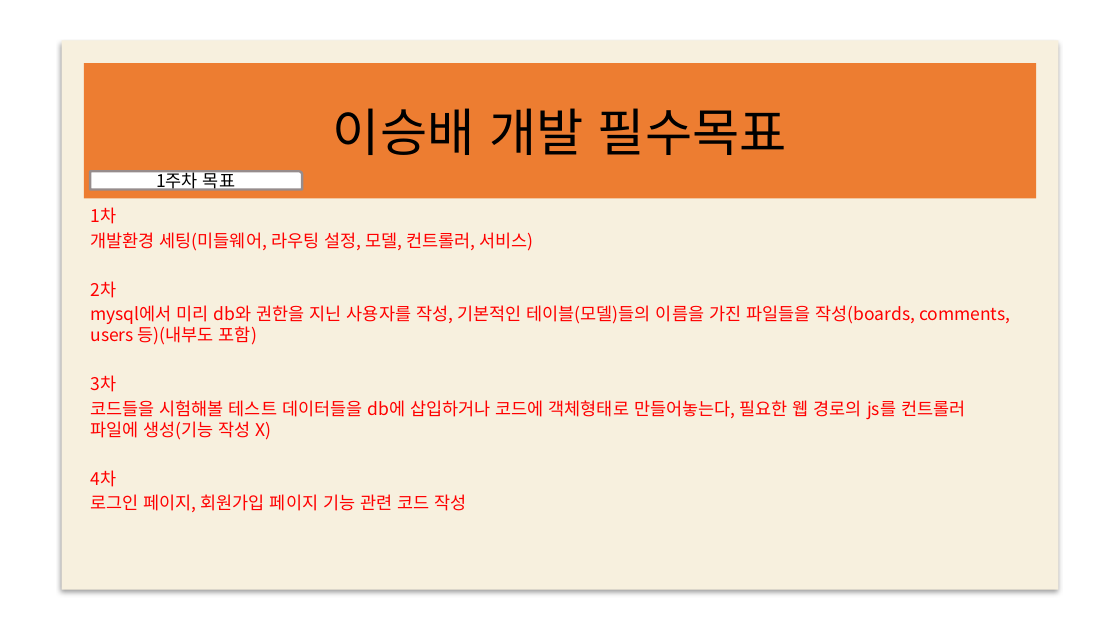
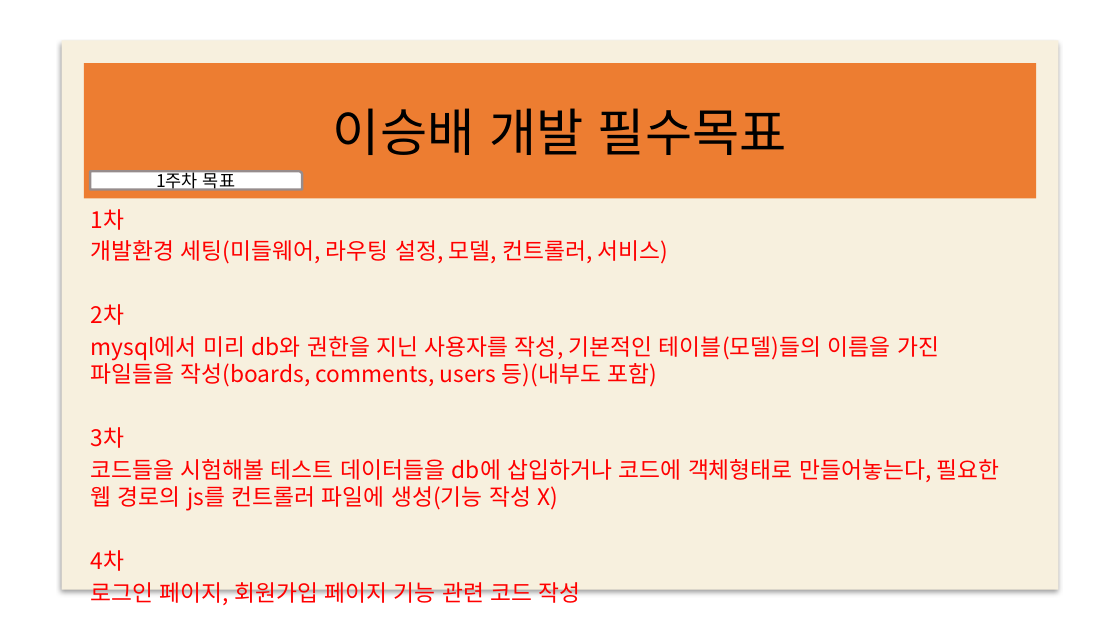
Before and after one commit to web5-kimgangmoon/teamproject_cloneCoding-Kim-Lee-Son-, a slide deck: slide 17 of 스케줄표.pptx. Drawn at 1120x630 pixels with LibreOffice and Linux fonts; fonts in the diff are those of the drawing; background and template pictures are left out. Boxes give left, top, right and bottom in pixels: in the first picture for what was removed or moved away, otherwise in the second. Text is boxed around its words. In the diff, an @@ line names an element or a change of style, - is before the commit and + after.

```diff
--- a/스케줄표.pptx
+++ b/스케줄표.pptx
@@ subtitle "1차" at (x1=90, y1=209, x2=1000, y2=605): size 15 to 19.5 pt @@
```
Also in this commit, not shown: 8 other slides changed, 2 other files.
